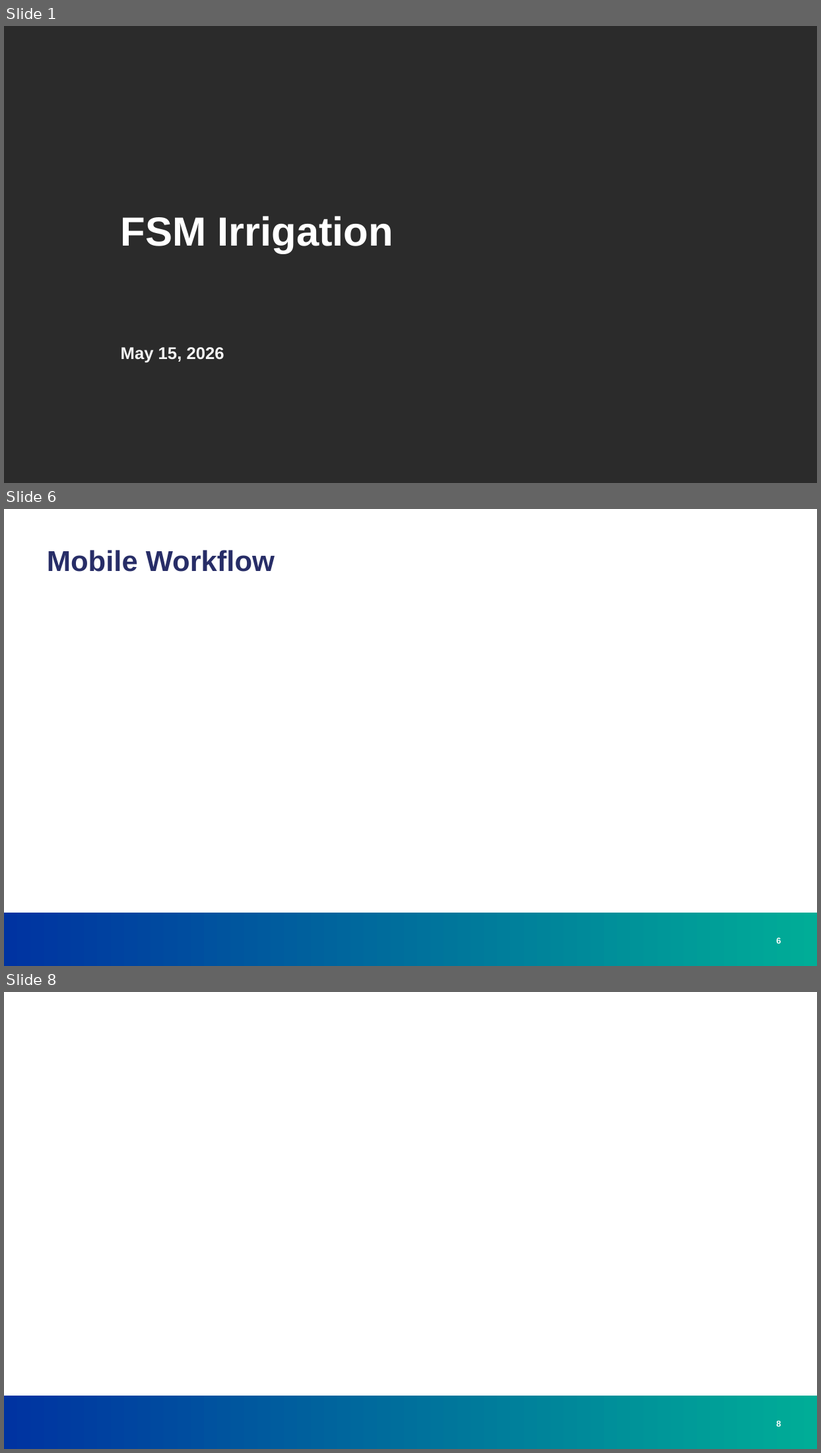
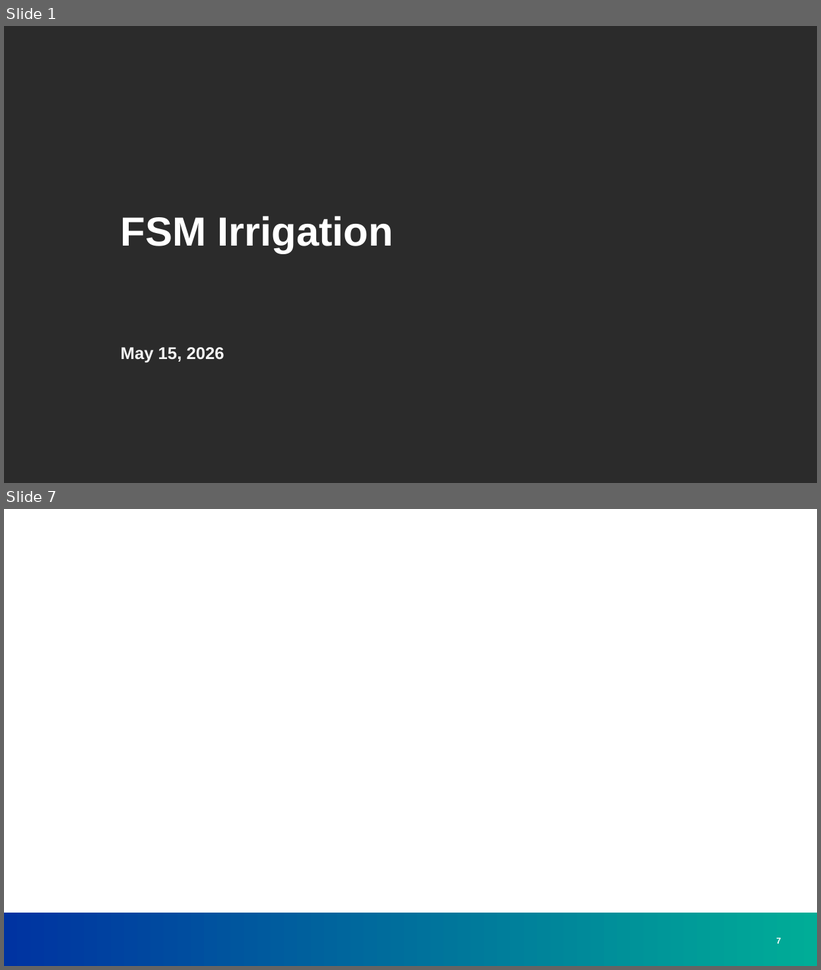
Before and after one commit to greg-e/irrigation, a slide deck: fsm_irrigation.pptx. Shown one above the other, each under a label of ours: slides 1, 6 and 8 before the commit, slides 1 and 7 after it; the slides between them are not shown. The pictures are 821x1453 and 821x970 pixels, drawn with LibreOffice and Linux fonts; fonts in the diff are those of the drawing; background and template pictures are left out; a plain dark background stands for a picture behind light text. Boxes give left, top, right and bottom in pixels: in the first picture for what was removed or moved away, otherwise in the second. Text is boxed around its words. In the diff, an @@ line names an element or a change of style, - is before the commit and + after.

```diff
--- a/fsm_irrigation.pptx
+++ b/fsm_irrigation.pptx
@@ slide 6 removed at [4, 509, 817, 966], background #FFFFFF; not listed: 1 template element that a slide beside it also shows @@
@@ title removed at [47, 550, 275, 572] @@
-Mobile Workflow
@@ page number removed at [776, 938, 781, 944] @@
-6
@@ what was slide 8 is now slide 7 @@
@@ page number at [776, 938, 781, 944]: text changed @@
-8
+7
```
Also in this commit, not shown: 1 slide changed, 4 slides added, 4 other slides removed, 25 other files.
